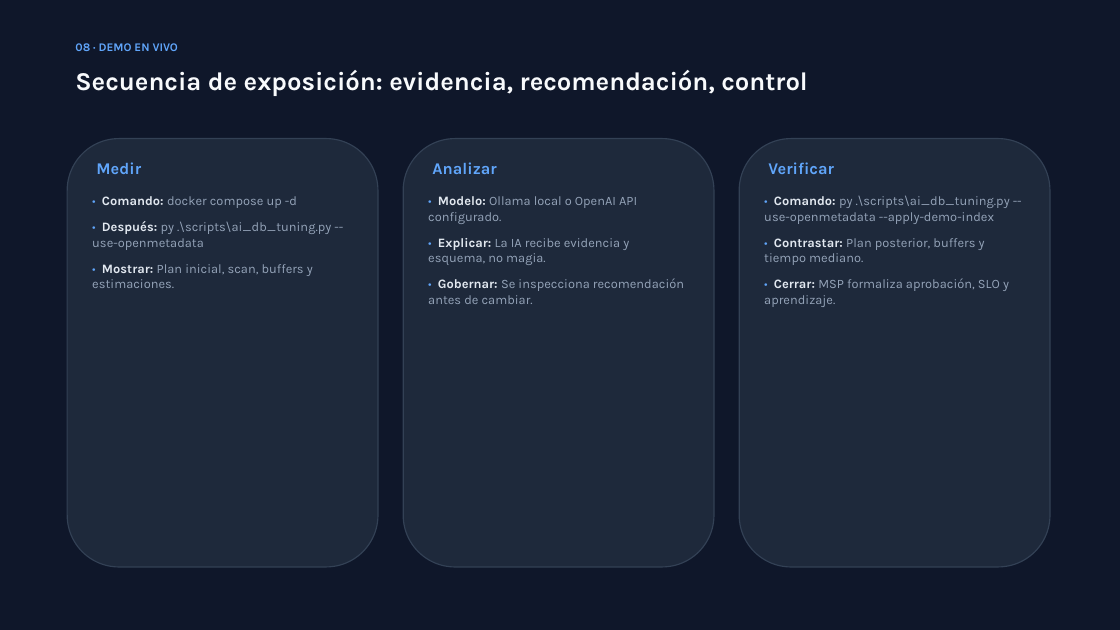
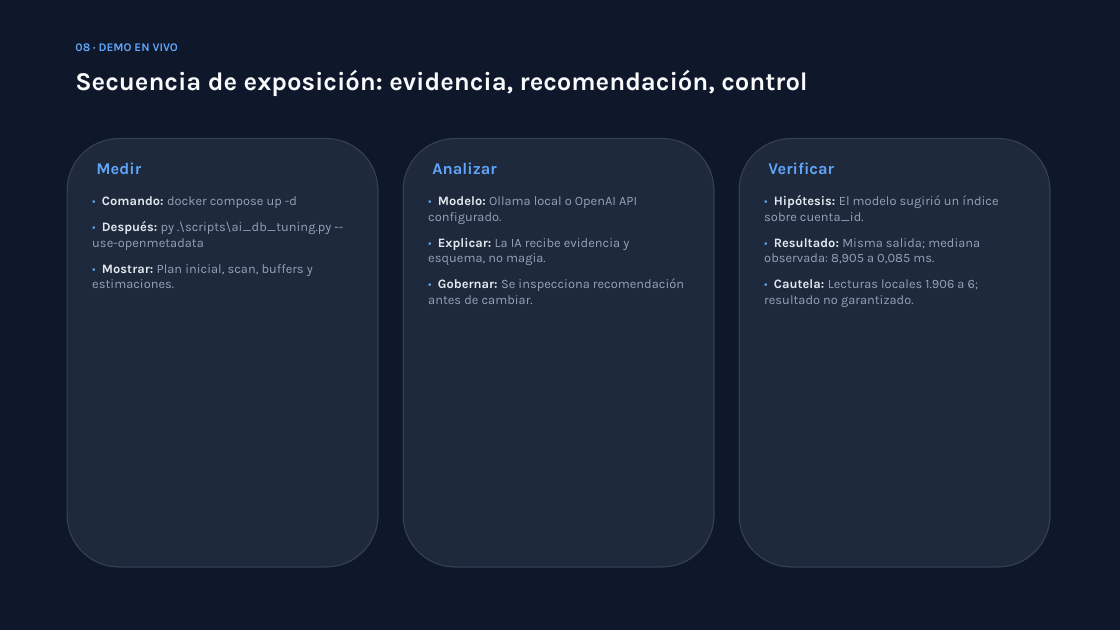
Before and after one commit to EmilyCayambe/Openmetadata, a slide deck: slide 9 of presentacion/Presentacion_Diagnostico_IA_OpenMetadata_MSP_Final.pptx. Drawn at 1120x630 pixels with LibreOffice and Linux fonts; fonts in the diff are those of the drawing. Boxes give left, top, right and bottom in pixels: in the first picture for what was removed or moved away, otherwise in the second. Text is boxed around its words. In the diff, an @@ line names an element or a change of style, - is before the commit and + after.

```diff
--- a/presentacion/Presentacion_Diagnostico_IA_OpenMetadata_MSP_Final.pptx
+++ b/presentacion/Presentacion_Diagnostico_IA_OpenMetadata_MSP_Final.pptx
@@ text at <box>764,195,998,307</box>: text changed @@
-• Comando: py .\scripts\ai_db_tuning.py --use-openmetadata --apply-demo-index
-• Contrastar: Plan posterior, buffers y tiempo mediano.
-• Cerrar: MSP formaliza aprobación, SLO y aprendizaje.
+• Hipótesis: El modelo sugirió un índice sobre cuenta_id.
+• Resultado: Misma salida; mediana observada: 8,905 a 0,085 ms.
+• Cautela: Lecturas locales 1.906 a 6; resultado no garantizado.
```
Also in this commit, not shown: 3 other slides changed, 6 other files.
